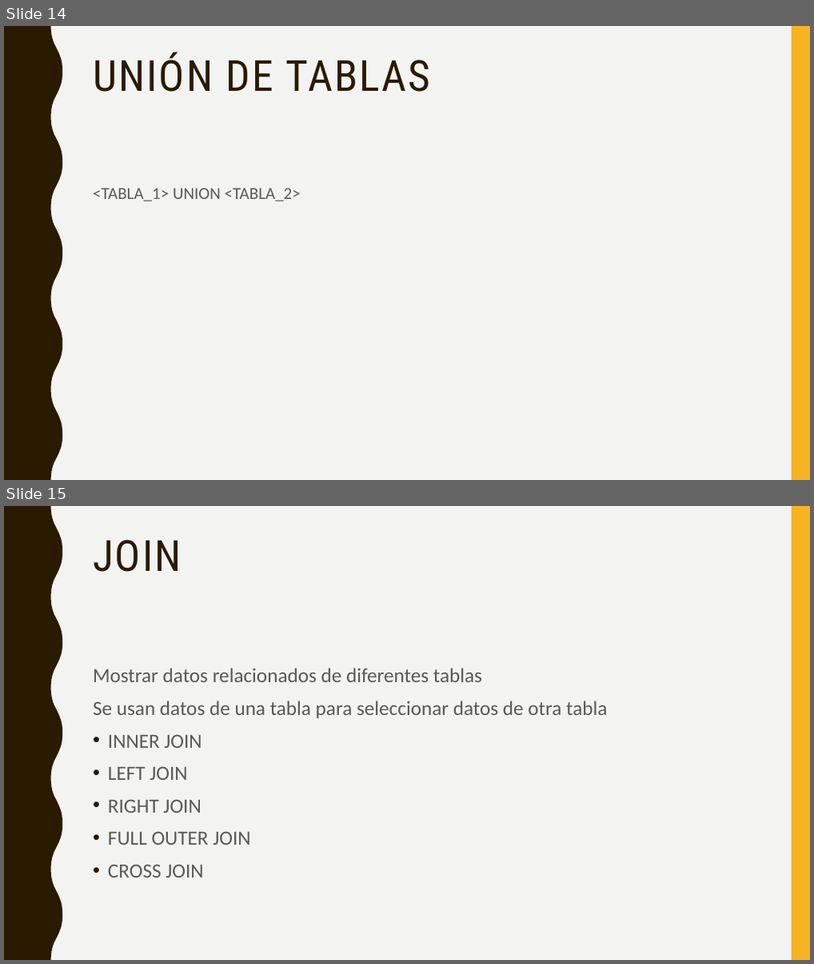
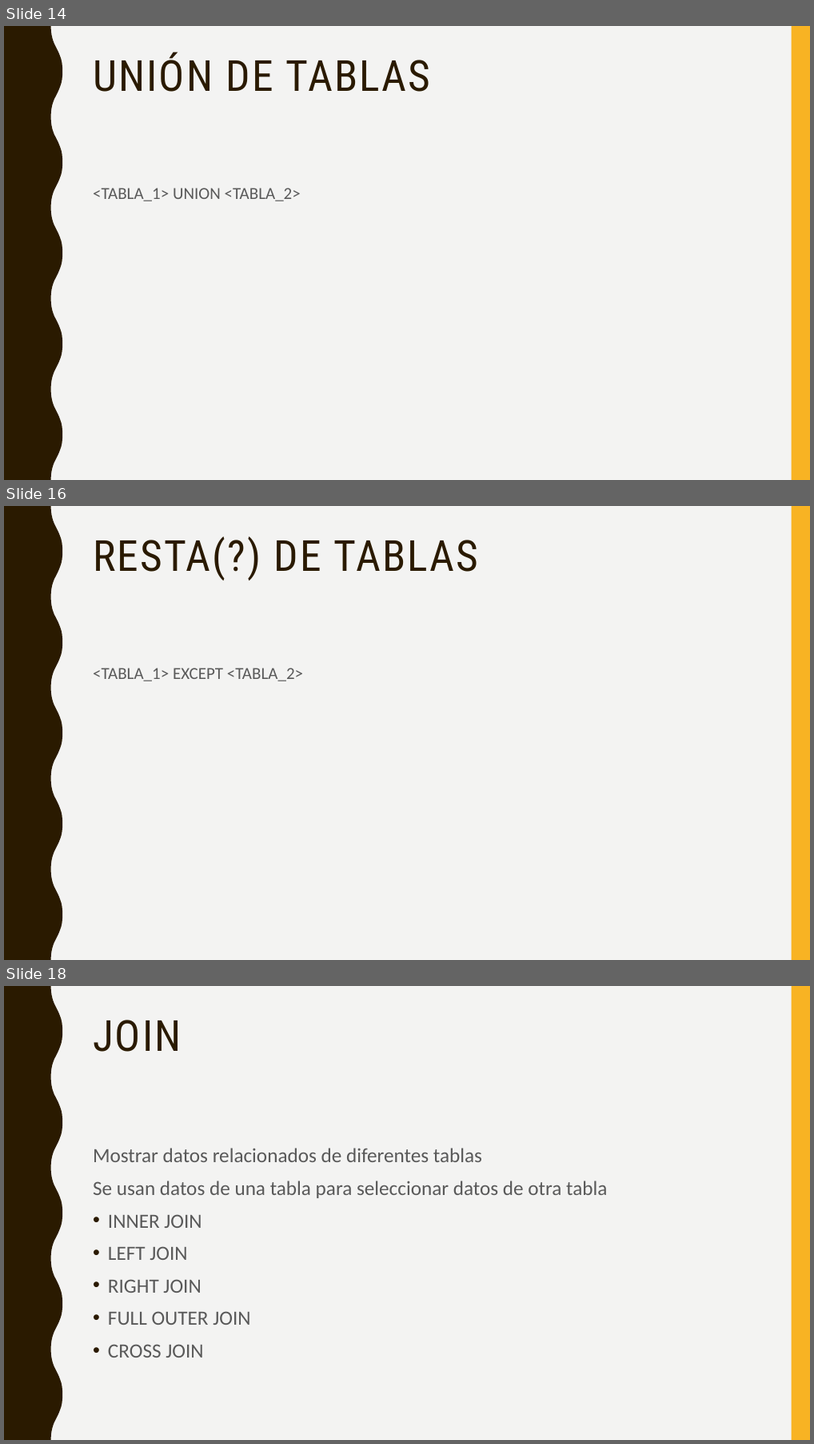
Before and after one commit to crisgon123/backend.tecsup3, a slide deck: Semana 7/Dia 2/Sql server.pptx. Shown one above the other, each under a label of ours: slides 14 and 15 before the commit, slides 14, 16 and 18 after it; the slides between them are not shown. The pictures are 814x964 and 814x1444 pixels, drawn with LibreOffice and Linux fonts; fonts in the diff are those of the drawing. Boxes give left, top, right and bottom in pixels: in the first picture for what was removed or moved away, otherwise in the second. Text is boxed around its words. In the diff, an @@ line names an element or a change of style, - is before the commit and + after.

```diff
--- a/Semana 7/Dia 2/Sql server.pptx
+++ b/Semana 7/Dia 2/Sql server.pptx
@@ slide 16 added at (x1=4, y1=506, x2=810, y2=960), background #F3F3F2; not listed: 2 template elements that a slide beside it also shows @@
@@ title added at (x1=93, y1=536, x2=478, y2=580), 51 pt, text #2A1A00 @@
+RESTA(?) DE TABLAS
@@ text added at (x1=93, y1=668, x2=303, y2=681), 20 pt, text #595959 @@
+<TABLA_1> EXCEPT <TABLA_2>
@@ what was slide 15 is now slide 18 @@
```
Also in this commit, not shown: 1 slide changed, 15 other slides added, 1 other file.
